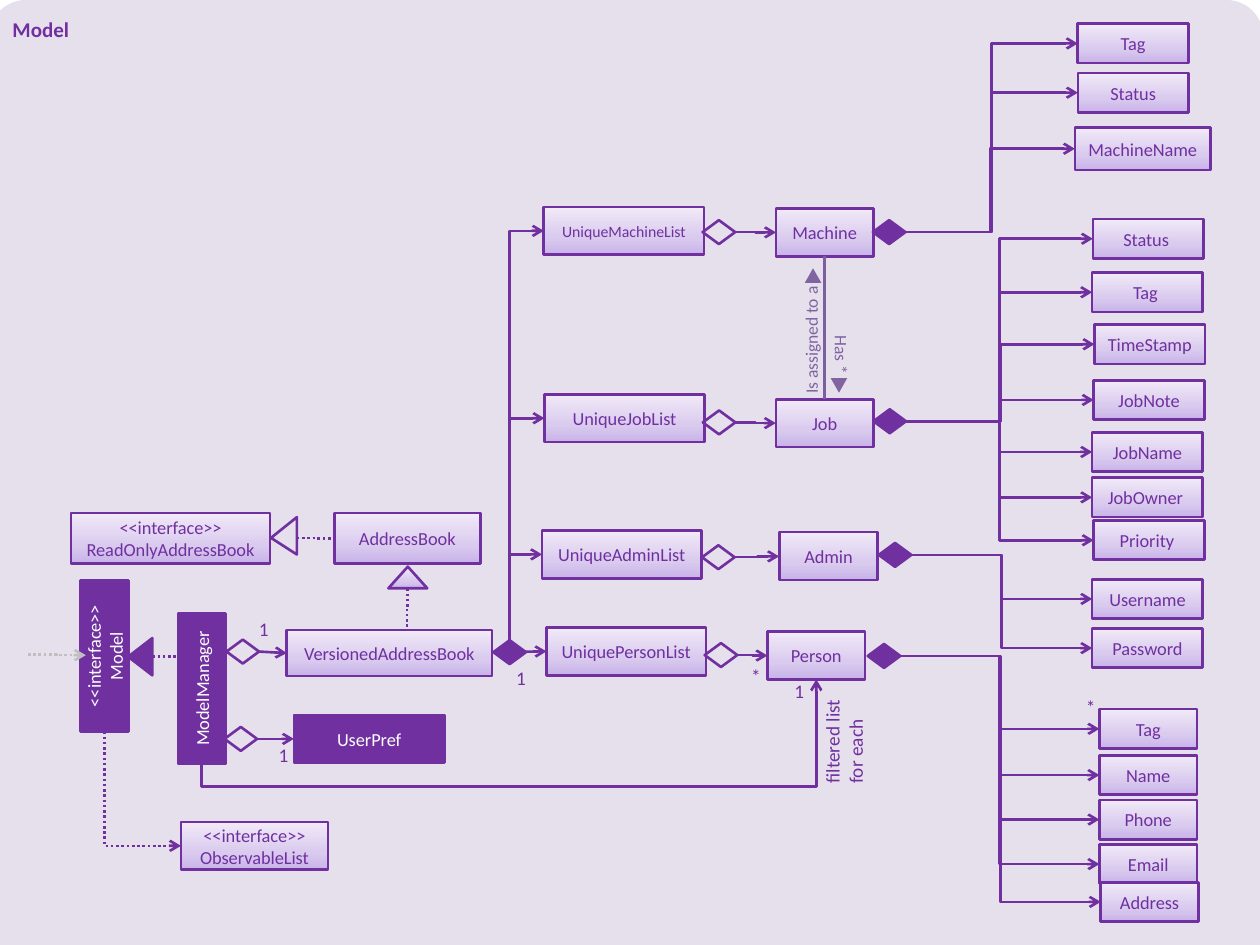
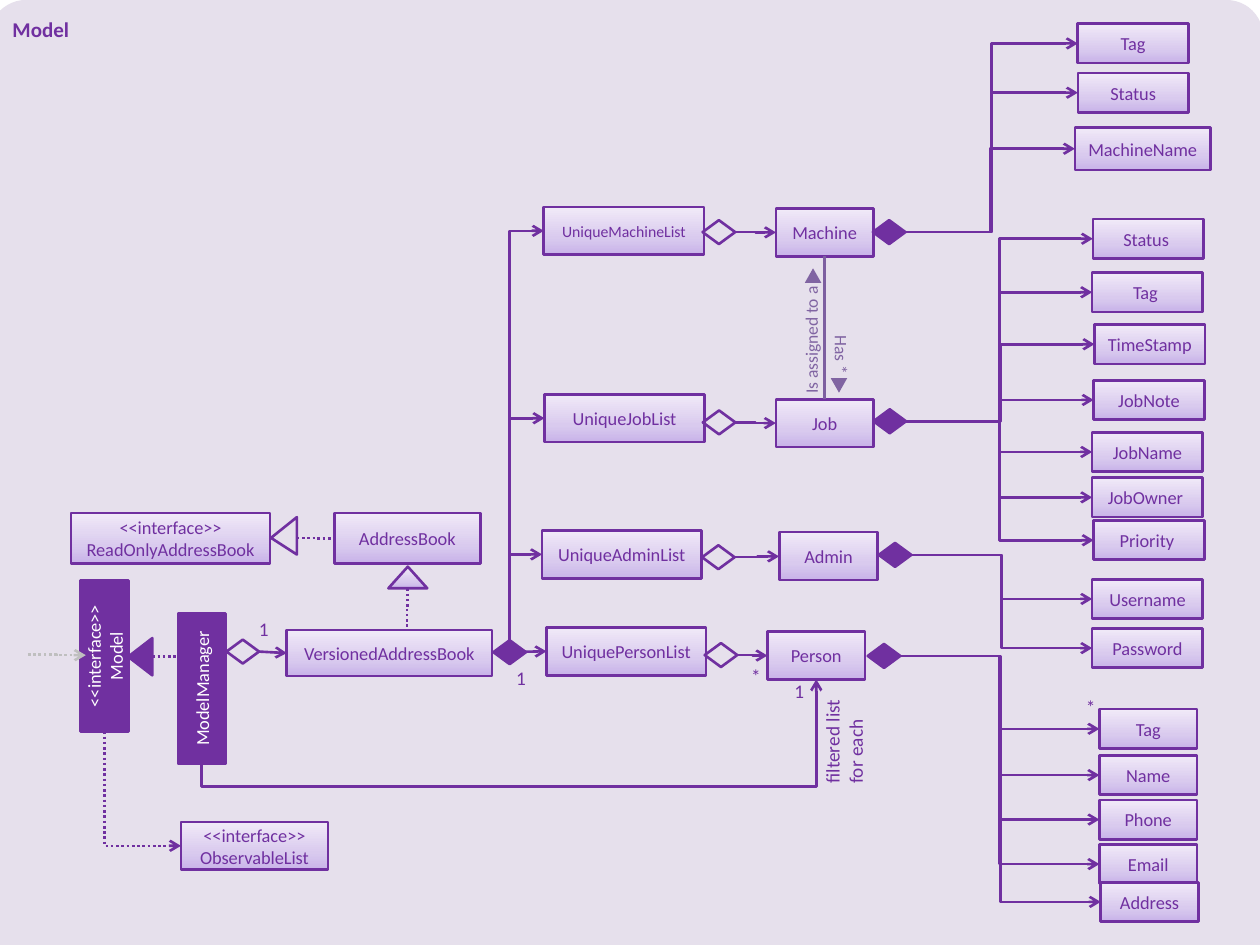
Before and after one commit to trufflepirate/main, a slide deck: slide 1 of docs/diagrams/ModelComponentClassDiagram.pptx. Drawn at 1260x945 pixels with LibreOffice and Linux fonts; fonts in the diff are those of the drawing. Boxes give left, top, right and bottom in pixels: in the first picture for what was removed or moved away, otherwise in the second. Text is boxed around its words. In the diff, an @@ line names an element or a change of style, - is before the commit and + after.

```diff
--- a/docs/diagrams/ModelComponentClassDiagram.pptx
+++ b/docs/diagrams/ModelComponentClassDiagram.pptx
@@ rectangle removed at (294, 714, 445, 762) @@
-UserPref
@@ diamond removed at (224, 727, 257, 751) @@
@@ arrow removed from (257, 738) to (294, 738) @@
@@ text removed at (279, 749, 289, 762) @@
-1
```
Also in this commit, not shown: 10 other files.
